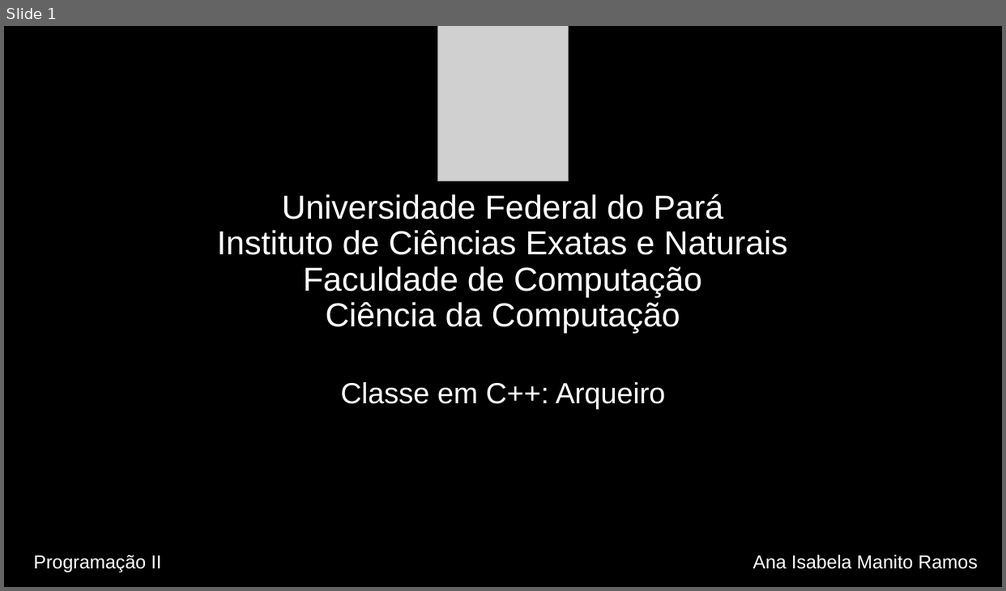
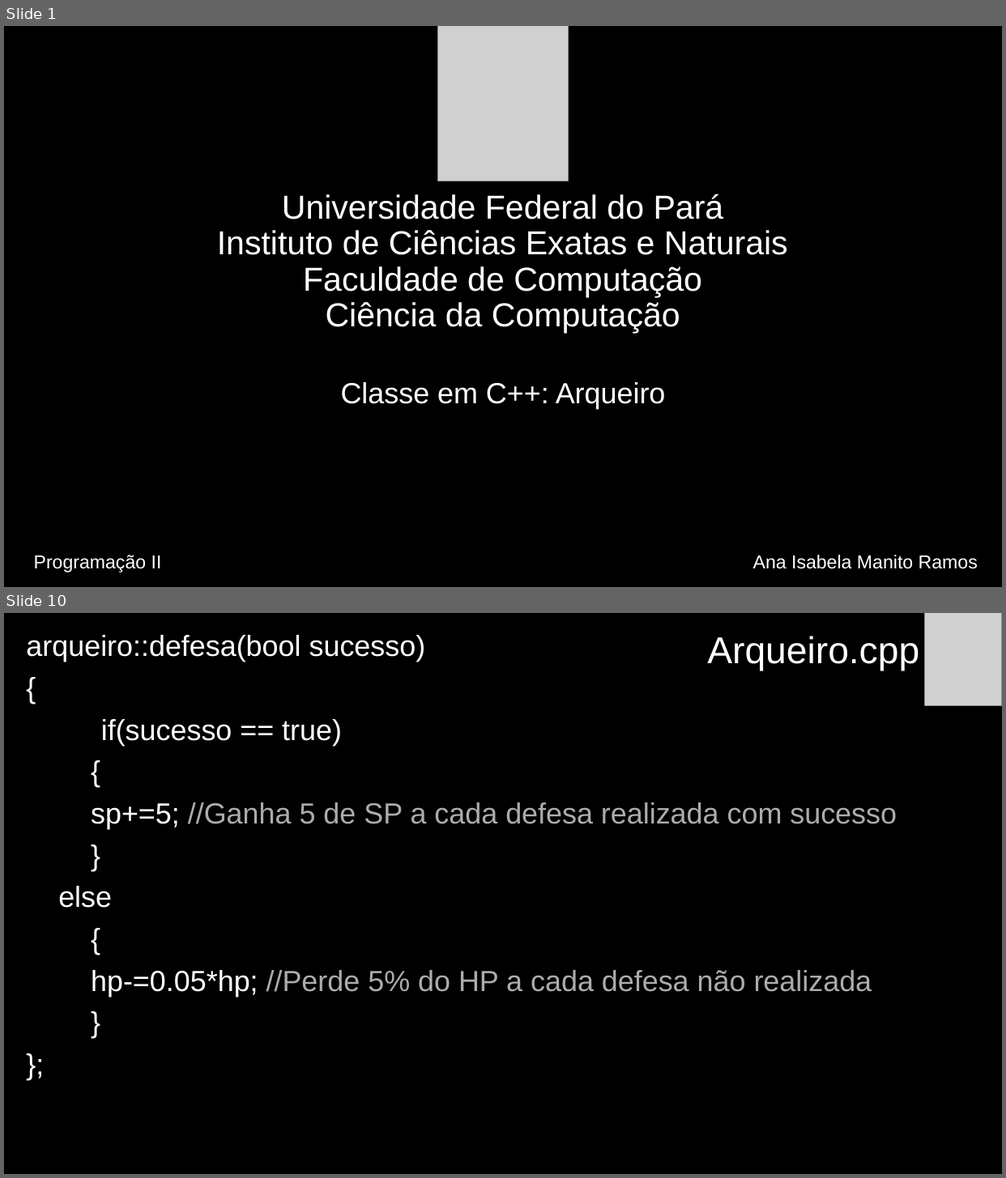
Before and after one commit to anaisabelamr/Arqueiro, a slide deck: Arqueiro/Arqueiro.pptx. Shown one above the other, each under a label of ours: slide 1 before the commit, slides 1 and 10 after it; the slides between them are not shown. The pictures are 1006x591 and 1006x1178 pixels, drawn with LibreOffice and Linux fonts; fonts in the diff are those of the drawing; grey boxes stand for pictures. Boxes give left, top, right and bottom in pixels: in the first picture for what was removed or moved away, otherwise in the second. Text is boxed around its words. In the diff, an @@ line names an element or a change of style, - is before the commit and + after.

```diff
--- a/Arqueiro/Arqueiro.pptx
+++ b/Arqueiro/Arqueiro.pptx
@@ slide 10 added at box(4, 613, 1002, 1174), background #000000 @@
@@ text added at box(26, 635, 897, 997), 28 pt, text #AFABAB @@
+arqueiro::defesa(bool sucesso)
+{
+if(sucesso == true)
+{
+sp+=5; //Ganha 5 de SP a cada defesa realizada com sucesso
+}
+else
+{
+hp-=0.05*hp; //Perde 5% do HP a cada defesa não realizada
+}
+};
@@ title added at box(707, 636, 919, 671), 36 pt, text #FFFFFF @@
+Arqueiro.cpp
@@ picture added at box(925, 613, 1002, 706) @@
```
Also in this commit, not shown: 5 slides changed, 5 other slides added, 14 other files.
